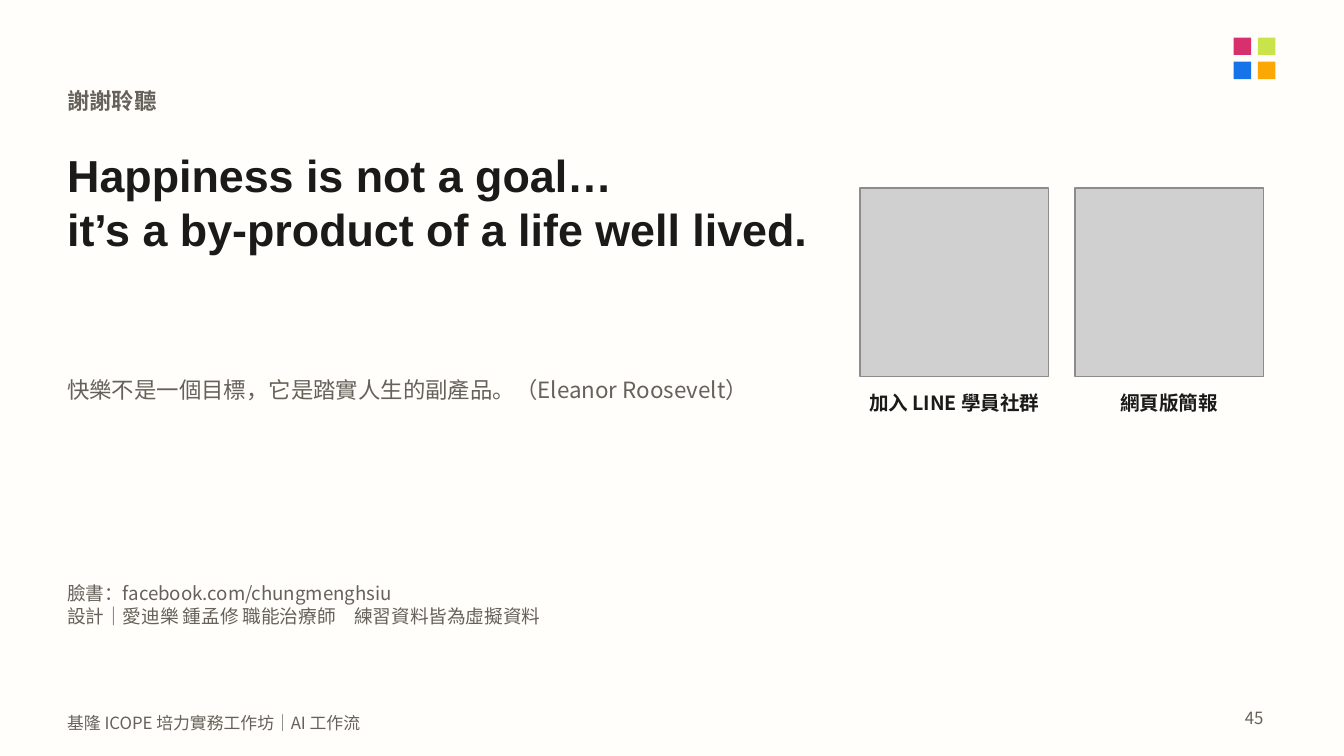
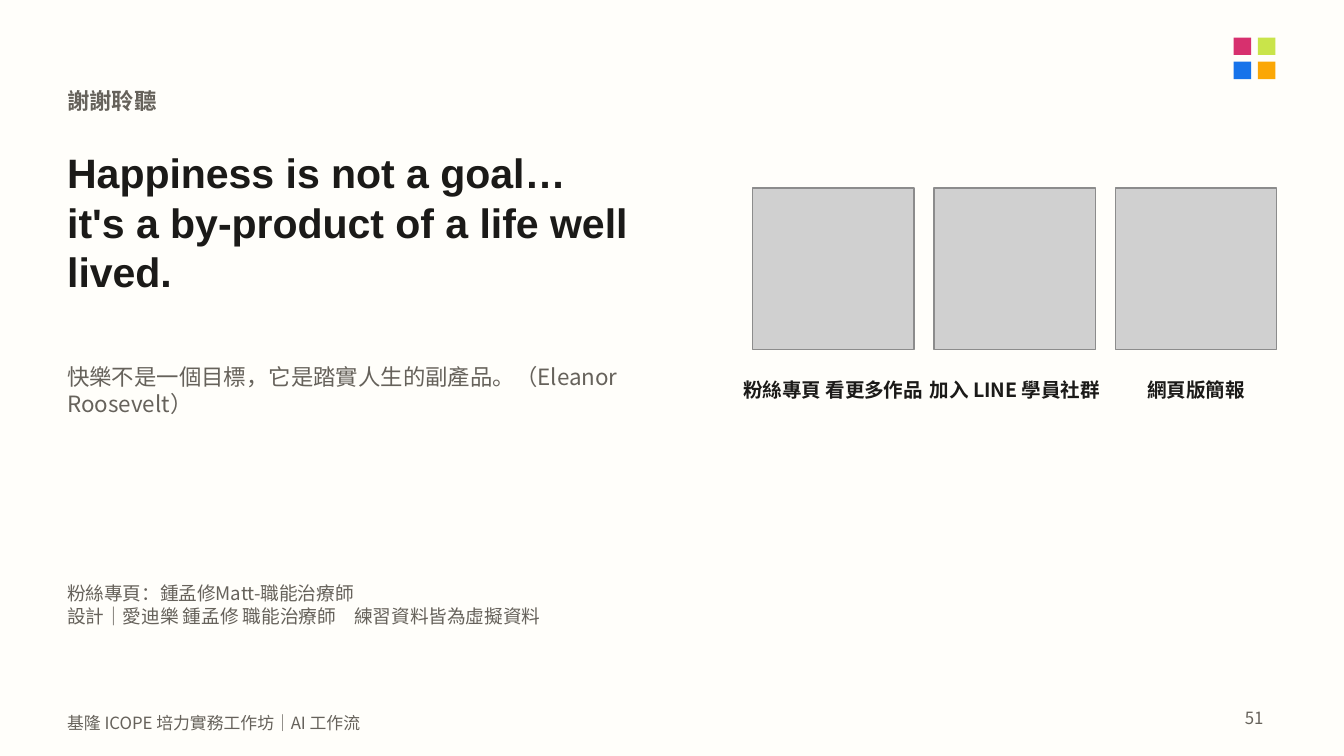
Before and after one commit to mattsue1003/keelung-icope-ai, a slide deck: slide 51 of 基隆ICOPE_AI工作坊_講義.pptx (slide 45 before the commit). Drawn at 1344x756 pixels with LibreOffice and Linux fonts; fonts in the diff are those of the drawing; grey boxes stand for pictures. Boxes give left, top, right and bottom in pixels: in the first picture for what was removed or moved away, otherwise in the second. Text is boxed around its words. In the diff, an @@ line names an element or a change of style, - is before the commit and + after.

```diff
--- a/基隆ICOPE_AI工作坊_講義.pptx
+++ b/基隆ICOPE_AI工作坊_講義.pptx
@@ text at (67, 158, 565, 197): size 24 to 22 pt in "Happiness is not a goal…" @@
@@ text at (67, 208, 627, 288): text changed; size 24 to 22 pt @@
-it’s a by-product of a life well lived.
+it's a by-product of a life well lived.
@@ picture added at (753, 188, 914, 349) @@
@@ picture: place and size @@
-picture at (860, 188, 1048, 376)
+picture at (934, 188, 1095, 349)
@@ picture: place and size @@
-picture at (1075, 188, 1263, 376)
+picture at (1116, 188, 1277, 349)
@@ text "加入 LINE 學員社群": place and size @@
-text "加入 LINE 學員社群" at (869, 393, 1039, 412)
+text "加入 LINE 學員社群" at (930, 380, 1100, 399)
@@ text "網頁版簡報": place and size @@
-text "網頁版簡報" at (1120, 393, 1217, 412)
+text "網頁版簡報" at (1147, 380, 1244, 399)
@@ text "快樂不是一個目標，它是踏實人生的副產品。（Eleanor Roosevelt）" rewrapped from (67, 379, 748, 400) to (67, 366, 617, 414) @@
@@ text added at (743, 380, 923, 399), 10.5 pt, text #1B1A18, bold @@
+粉絲專頁 看更多作品
@@ text at (67, 584, 354, 602): text changed @@
-臉書：facebook.com/chungmenghsiu
+粉絲專頁：鍾孟修Matt-職能治療師
@@ page number at (1245, 711, 1264, 724): text changed @@
-45
+51
```
Also in this commit, not shown: 7 other slides changed, 6 slides added, 20 other files.
